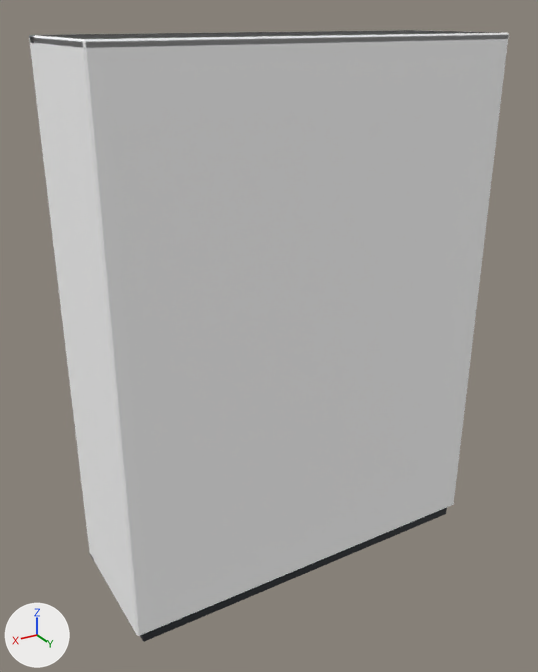
Renders of the glTF model assets/models/wardrobe-sliding-1800.glb from each side of a commit.
Before and after are seen from a 50 mm camera at (1.65, 2.66, 2.46) aimed at (0.06, 0.0, 1.13). Arrows for +X, +Y and +Z are at lower left; the lights stay in place. The older version comes first. Vertices at exactly the same position are counted once.

Objects in the first picture: 'wardrobe-sliding-1800.graphite', 'wardrobe-sliding-1800.tint' and 1 more.
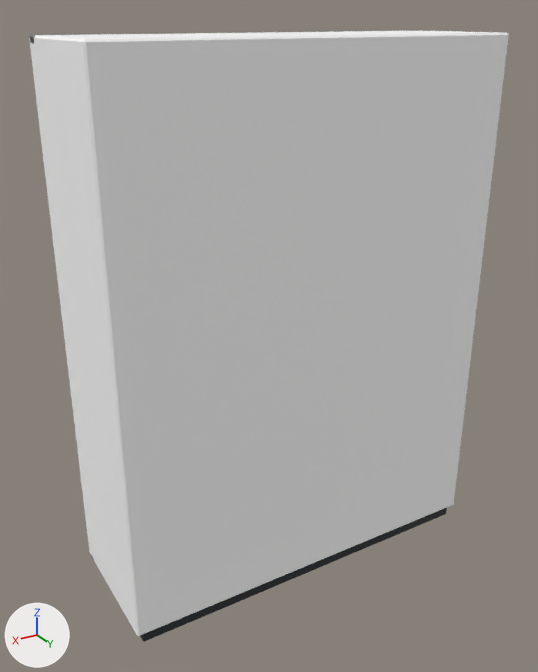
Pixel boxes [x1, y1, x2, y2] of what changed, in the pictures (538 x 672 px):
part 1 of me_wardrobe_sliding_1800_tint, deleted
    before: [30, 30, 509, 49]

Edits to the bpy script that builds the scene:
```text
Change me_wardrobe_sliding_1800_tint:
    used by ob_wardrobe_sliding_1800_tint; location = (0.0, 0.0, 0.0)
    remove me_wardrobe_sliding_1800_tint.from_pydata(...)  # 120 vertices, 220 faces; spans x -0.9..0.9, y -0.31..0.33, z 0.06..2.4
    add me_wardrobe_sliding_1800_tint.from_pydata(...)  # 96 vertices, 176 faces; spans x -0.9..0.9, y -0.31..0.33, z 0.06..2.4
    me_wardrobe_sliding_1800_tint part 1: the loose piece of 24 vertices spanning x -0.9..0.9, y -0.29..0.33, z 2.37..2.4 is deleted
```
